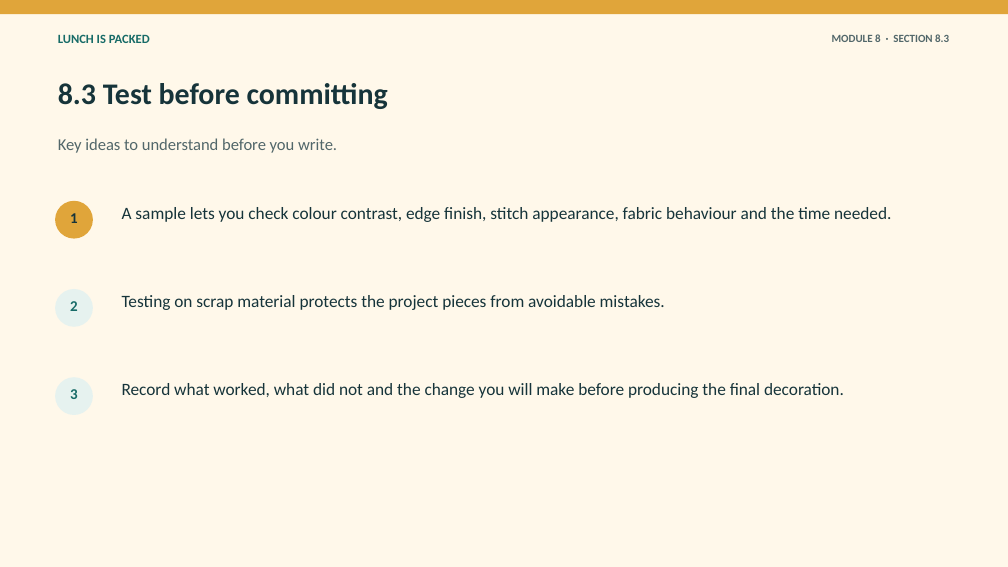
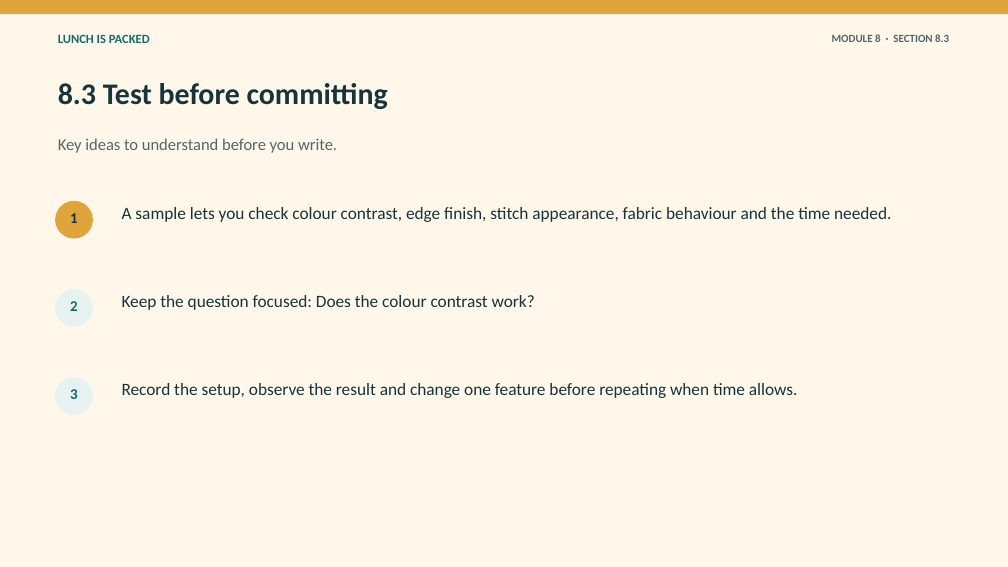
Before and after one commit to stevencowell/Year-7-8-Lunch-Is-Packed, a slide deck: slide 7 of resources/presentations/Lunch-Is-Packed-Module-08-decoration-and-surface-design.pptx. Drawn at 1008x567 pixels with LibreOffice and Linux fonts; fonts in the diff are those of the drawing. Boxes give left, top, right and bottom in pixels: in the first picture for what was removed or moved away, otherwise in the second. Text is boxed around its words. In the diff, an @@ line names an element or a change of style, - is before the commit and + after.

```diff
--- a/resources/presentations/Lunch-Is-Packed-Module-08-decoration-and-surface-design.pptx
+++ b/resources/presentations/Lunch-Is-Packed-Module-08-decoration-and-surface-design.pptx
@@ text at [122, 295, 535, 310]: text changed @@
-Testing on scrap material protects the project pieces from avoidable mistakes.
+Keep the question focused: Does the colour contrast work?
@@ text at [122, 383, 798, 398]: text changed @@
-Record what worked, what did not and the change you will make before producing the final decoration.
+Record the setup, observe the result and change one feature before repeating when time allows.
```
Also in this commit, not shown: 3 other slides changed, 48 other files.
